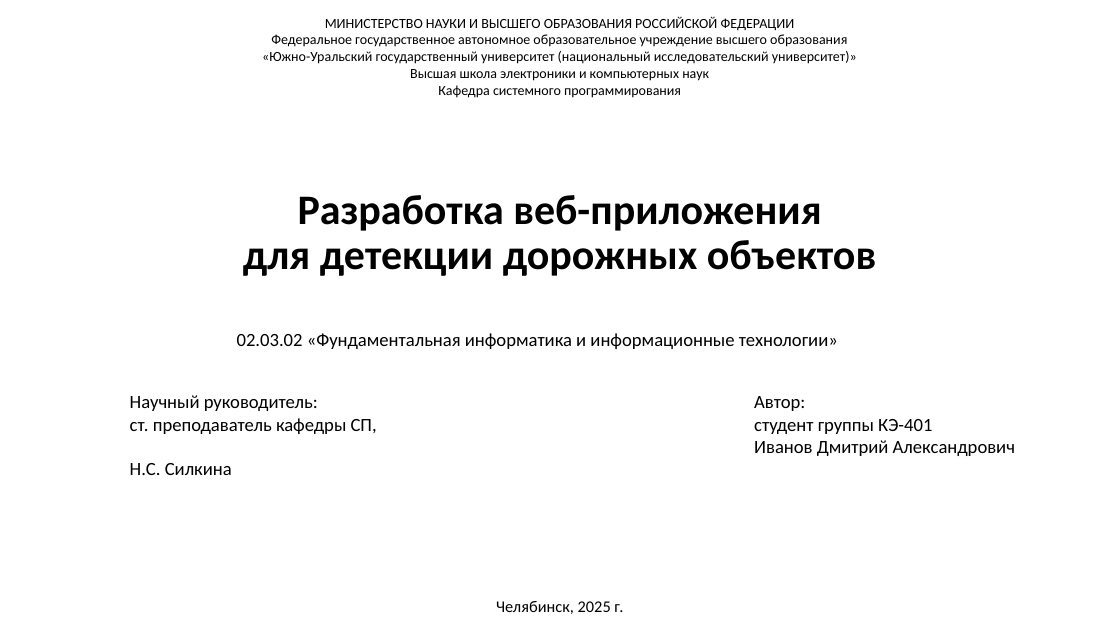
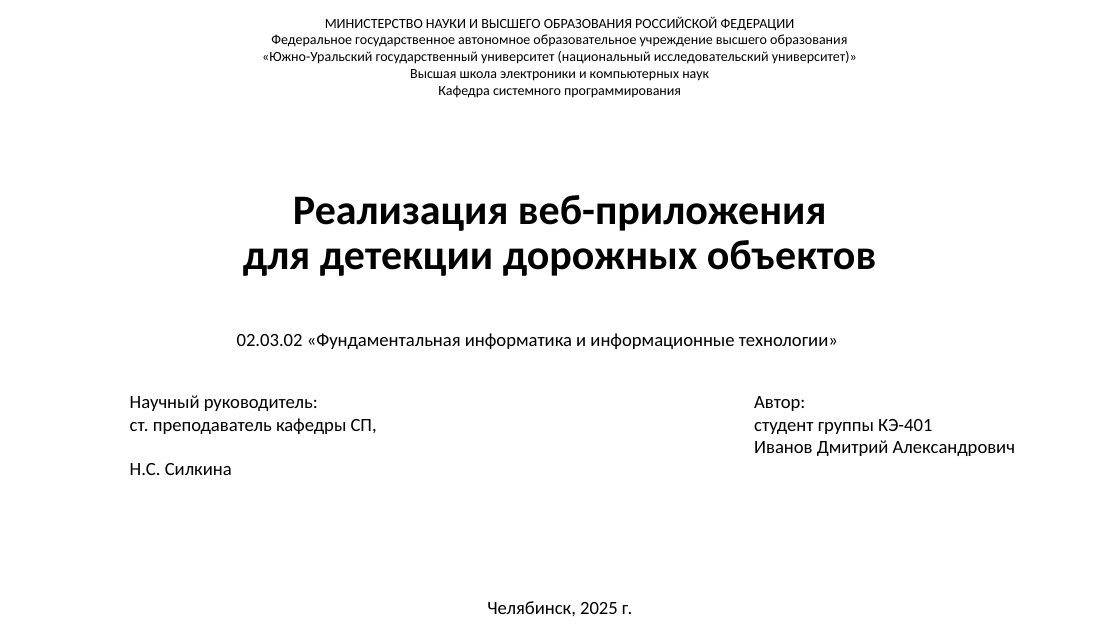
Before and after one commit to FaceMan01/Homework, a slide deck: slide 1 of ВКР/презентация.ppt. Drawn at 1120x630 pixels with LibreOffice and Linux fonts; fonts in the diff are those of the drawing. Boxes give left, top, right and bottom in pixels: in the first picture for what was removed or moved away, otherwise in the second. Text is boxed around its words. In the diff, an @@ line names an element or a change of style, - is before the commit and + after.

```diff
--- a/ВКР/презентация.ppt
+++ b/ВКР/презентация.ppt
@@ title at (x1=243, y1=195, x2=876, y2=276): text changed @@
-Разработка веб-приложения
-для детекции дорожных объектов
+Реализация веб-приложения
+для детекции дорожных объектов
@@ text "Челябинск, 2025 г." at (x1=487, y1=601, x2=632, y2=616): size 14 to 16 pt @@
```
Also in this commit, not shown: 8 other slides changed, 8 slides added, 4 slides removed, 1 other file.
